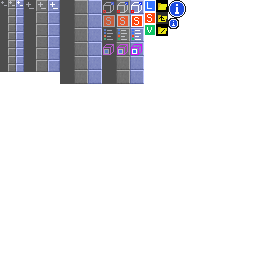
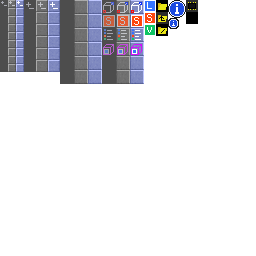
Layered file, before and after one edit (256 x 256). Changes by layer:
painted on "Icons" over [188, 2, 196, 10]
painted on "Mockup" over [186, 0, 198, 24]
